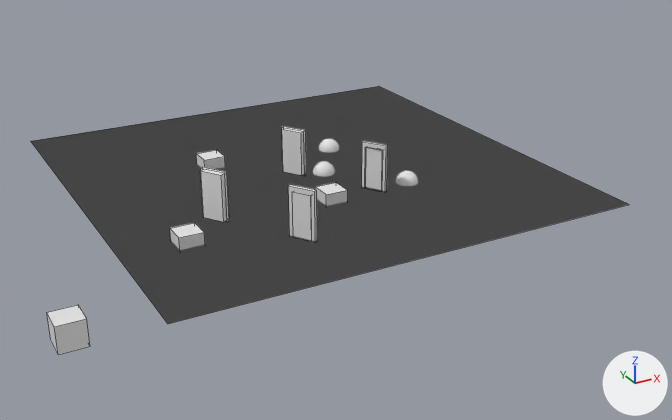
The Blender file scenes/basic_portals.blend, before and after one commit.
Camera for both pictures: a camera (50 mm lens) standing at (-35.5, -70.5, 30.6) and looking at (0.6, -4.9, -2.2). The axes (+X, +Y, +Z) are drawn at lower right. The lights are the same throughout. Mesh edges are drawn as thin lines on the coarser meshes.

Script lines for the objects in view, before the commit:
```python
me_cube_001 = bpy.data.meshes.new('Cube.001')
me_cube_001.from_pydata(...)  # a box spanning x -1.0..1.0, y -1.0..1.0, z -1.0..1.0
me_cube_006 = bpy.data.meshes.new('Cube.006')
me_cube_006.from_pydata(...)  # 16 vertices, 12 faces; spans x -1.0..1.0, y -1.0..1.0, z -1.0..1.0
me_cube_007 = bpy.data.meshes.new('Cube.007')
me_cube_007.from_pydata(...)  # 16 vertices, 12 faces; spans x -1.0..1.0, y -1.0..1.0, z -1.0..1.0
me_portal2 = bpy.data.meshes.new('Portal2')
me_portal2.from_pydata(...)  # a box spanning x -0.8..0.8, y -0.13..0.13, z -2.1..1.68
me_portal2_001 = bpy.data.meshes.new('Portal2.001')
me_portal2_001.from_pydata(...)  # a box spanning x -0.8..0.8, y -0.13..0.13, z -2.1..1.68
ob_cube = bpy.data.objects.new('Cube', me_cube_001)
ob_cube.location = (-14.61, -9.19, 0.0)
ob_cube_006 = bpy.data.objects.new('Cube.006', me_cube_006)
ob_cube_006.location = (3.29, -6.75, 2.0)
ob_cube_006.rotation_euler = (0.0, 0.0, -1.005)  # degrees (0, 0, -58)
ob_cube_006.scale = (1.13, 0.149, 2.12)
ob_cube_007 = bpy.data.objects.new('Cube.007', me_cube_007)
ob_cube_007.location = (-6.57, -12.66, 2.0)
ob_cube_007.rotation_euler = (0.0, 0.0, -0.983)  # degrees (0, 0, -56)
ob_cube_007.scale = (1.13, 0.149, 2.12)
ob_portal2 = bpy.data.objects.new('Portal2', me_portal2)
ob_portal2.location = (-6.57, -12.66, 1.99)
ob_portal2.rotation_euler = (0.0, 0.0, -0.983)  # degrees (0, 0, -56)
ob_portal2_001 = bpy.data.objects.new('Portal2.001', me_portal2_001)
ob_portal2_001.location = (3.36, -6.73, 1.99)
ob_portal2_001.rotation_euler = (0.0, 0.0, -0.983)  # degrees (0, 0, -56)
# also in view: 'Cube.001' at (-1.1, -7.2, 0.0); 'Portal1' at (-1.0, 0.0, 2.0); 'Cube.003' at (-25.7, -17.6, 0.0); 'Walkmesh' at (0.0, 0.0, 0.0); 'Portal0' at (-11.0, -6.0, 2.0)
```
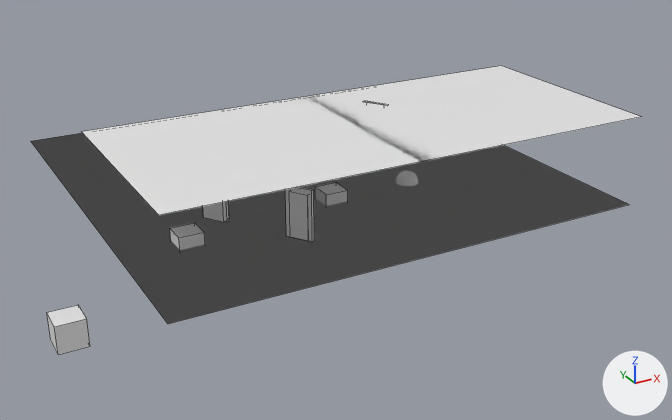
Commit message: portal rotation test

Diff of the bpy script that builds the scene:
```diff
--- a/scenes/basic_portals.blend.py
+++ b/scenes/basic_portals.blend.py
@@ me_walkmeshceiling @@
+me_walkmeshceiling.from_pydata([(20.0, -20.0, 7.6), (-20.0, -20.0, 7.6), (20.0, -2.1, 7.6), (-20.0, -2.1, 7.6)], [], [(0, 1, 3, 2)])
@@ me_walkmesh_002 @@
+me_walkmesh_002.from_pydata([(-20.0, -20.0, 0.0), (20.0, -20.0, 0.0), (-20.0, -2.1, 0.0), (20.0, -2.1, 0.0)], [], [(0, 1, 3, 2)])
@@ ob_portal2 @@
 ob_portal2 = bpy.data.objects.new('Portal2', me_portal2)
-ob_portal2.location = (-6.57, -12.66, 1.99)
+ob_portal2.location = (-6.83, -12.66, 2.09)
 ob_portal2.rotation_euler = (0.0, 0.0, -0.983)  # degrees (0, 0, -56)
@@ ob_cube_006 @@
 ob_cube_006 = bpy.data.objects.new('Cube.006', me_cube_006)
-ob_cube_006.location = (3.29, -6.75, 2.0)
-ob_cube_006.rotation_euler = (0.0, 0.0, -1.005)  # degrees (0, 0, -58)
+ob_cube_006.location = (3.3, -6.77, 5.52)
+ob_cube_006.rotation_euler = (0.0, 3.142, -1.005)  # degrees (0, 180, -58)
 ob_cube_006.scale = (1.13, 0.149, 2.12)
@@ ob_cube_007 @@
 ob_cube_007 = bpy.data.objects.new('Cube.007', me_cube_007)
-ob_cube_007.location = (-6.57, -12.66, 2.0)
+ob_cube_007.location = (-6.83, -12.66, 2.1)
 ob_cube_007.rotation_euler = (0.0, 0.0, -0.983)  # degrees (0, 0, -56)
@@ ob_portal2_001 @@
 ob_portal2_001 = bpy.data.objects.new('Portal2.001', me_portal2_001)
-ob_portal2_001.location = (3.36, -6.73, 1.99)
-ob_portal2_001.rotation_euler = (0.0, 0.0, -0.983)  # degrees (0, 0, -56)
+ob_portal2_001.location = (3.35, -6.72, 5.53)
+ob_portal2_001.rotation_euler = (0.0, 3.142, -0.983)  # degrees (0, 180, -56)
@@ ob_walkmeshceiling @@
+ob_walkmeshceiling = bpy.data.objects.new('WalkmeshCeiling', me_walkmeshceiling)
+ob_walkmeshceiling.location = (0.0, 0.0, 0.0)
@@ ob_ceiling @@
+ob_ceiling = bpy.data.objects.new('Ceiling', me_walkmesh_002)
+ob_ceiling.location = (0.0, 0.0, 7.6)
+ob_ceiling.rotation_euler = (0.0, 3.142, 0.0)  # degrees (0, 180, 0)
```

Boxes [x1, y1, x2, y2] around the edits, measured in the pictures (672 x 420 px):
'WalkmeshCeiling', added: after [82, 95, 436, 215]
'Ceiling', added: after [299, 66, 641, 160]
'Portal2', moved: before [292, 192, 312, 240]; after [289, 191, 308, 241]
'Cube.007', moved: before [288, 184, 317, 241]; after [285, 186, 314, 242]
'Portal2.001', moved, turned (not visible afterwards): before [366, 147, 382, 190]
'Cube.006', moved, turned: before [362, 141, 388, 191]; after [363, 101, 388, 106]
